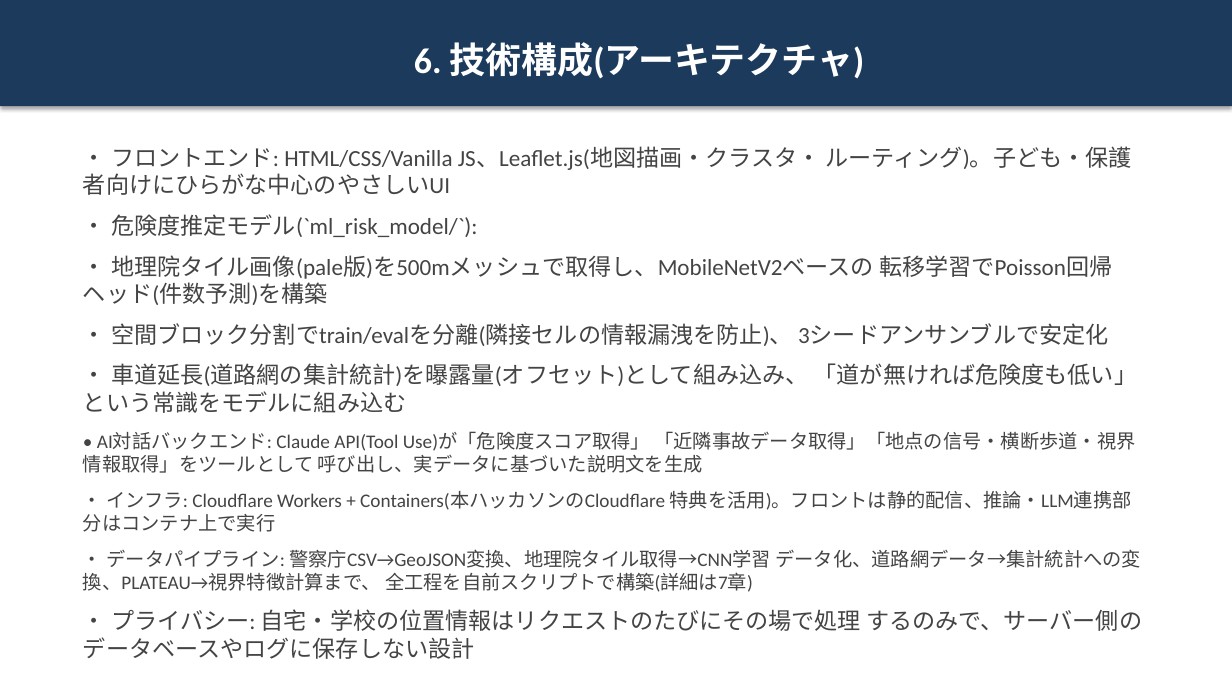
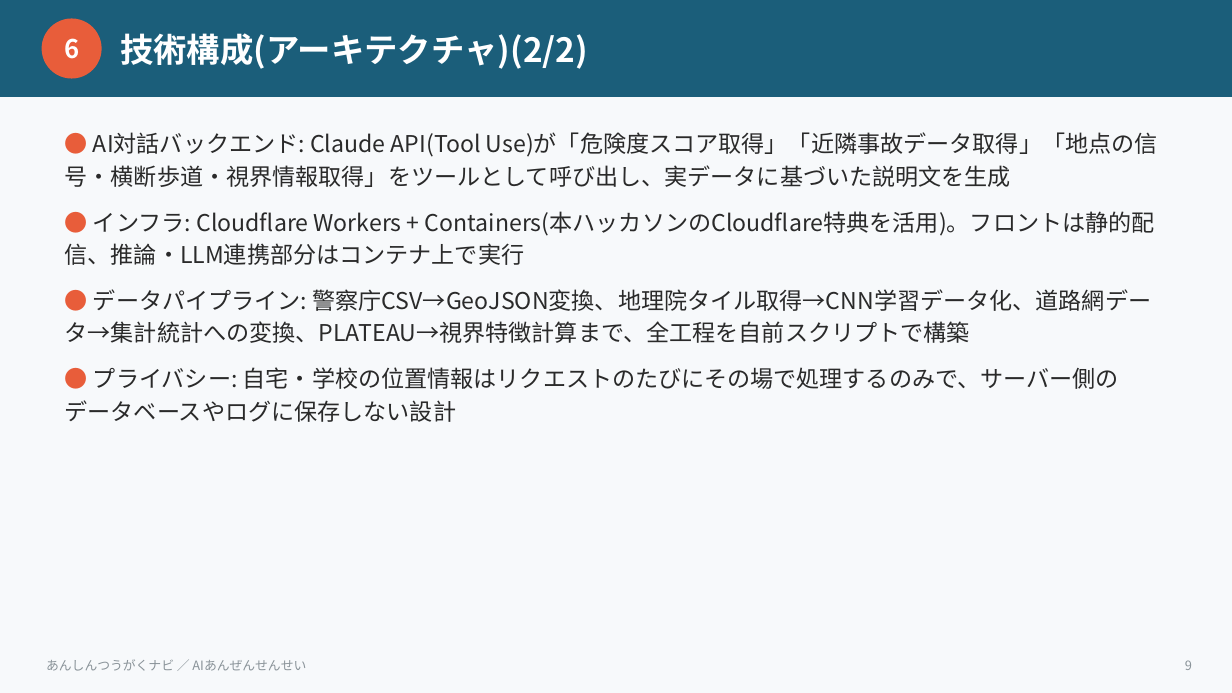
Before and after one commit to niikun/tsugaku-navi, a slide deck: slide 9 of HACKATHON_SLIDES.pptx (slide 7 before the commit). Drawn at 1232x693 pixels with LibreOffice and Linux fonts; fonts in the diff are those of the drawing. Boxes give left, top, right and bottom in pixels: in the first picture for what was removed or moved away, otherwise in the second. Text is boxed around its words. In the diff, an @@ line names an element or a change of style, - is before the commit and + after.

Commit message:
model data update

```diff
--- a/HACKATHON_SLIDES.pptx
+++ b/HACKATHON_SLIDES.pptx
@@ rectangle added at (0, 0, 1232, 693), fill #F7F9FB @@
@@ rectangle added at (0, 0, 1232, 97), fill #1B5E7A @@
@@ ellipse added at (42, 18, 102, 79), fill #E85D3A, 20 pt, text #FFFFFF, bold @@
+6
@@ text "技術構成(アーキテクチャ)(2/2)": place and size @@
-text "技術構成(アーキテクチャ)(2/2)" at (0, 0, 1232, 106)
+text "技術構成(アーキテクチャ)(2/2)" at (120, 33, 588, 69)
@@ text "技術構成(アーキテクチャ)(2/2)" at (120, 33, 588, 69): fill #1B3A5C to none; shadow off @@
@@ text at (120, 33, 588, 69): text changed; size 28 to 26 pt; font Calibri to Noto Sans CJK JP @@
-6. 技術構成(アーキテクチャ)
+技術構成(アーキテクチャ)(2/2)
@@ text at (65, 132, 1158, 422): text changed; font Calibri to Noto Sans CJK JP; text colour #444444 to #2A2A2A @@
-• フロントエンド: HTML/CSS/Vanilla JS、Leaflet.js(地図描画・クラスタ・ ルーティング)。子ども・保護者向けにひらがな中心のやさしいUI
-• 危険度推定モデル(`ml_risk_model/`):
-• 地理院タイル画像(pale版)を500mメッシュで取得し、MobileNetV2ベースの 転移学習でPoisson回帰ヘッド(件数予測)を構築
-• 空間ブロック分割でtrain/evalを分離(隣接セルの情報漏洩を防止)、 3シードアンサンブルで安定化
-• 車道延長(道路網の集計統計)を曝露量(オフセット)として組み込み、 「道が無ければ危険度も低い」という常識をモデルに組み込む
-• AI対話バックエンド: Claude API(Tool Use)が「危険度スコア取得」 「近隣事故データ取得」「地点の信号・横断歩道・視界情報取得」をツールとして 呼び出し、実データに基づいた説明文を生成
-• インフラ: Cloudflare Workers + Containers(本ハッカソンのCloudflare 特典を活用)。フロントは静的配信、推論・LLM連携部分はコンテナ上で実行
-• データパイプライン: 警察庁CSV→GeoJSON変換、地理院タイル取得→CNN学習 データ化、道路網データ→集計統計への変換、PLATEAU→視界特徴計算まで、 全工程を自前スクリプトで構築(詳細は7章)
-• プライバシー: 自宅・学校の位置情報はリクエストのたびにその場で処理 するのみで、サーバー側のデータベースやログに保存しない設計
+● AI対話バックエンド: Claude API(Tool Use)が「危険度スコア取得」「近隣事故データ取得」「地点の信号・横断歩道・視界情報取得」をツールとして呼び出し、実データに基づいた説明文を生成
+● インフラ: Cloudflare Workers + Containers(本ハッカソンのCloudflare特典を活用)。フロントは静的配信、推論・LLM連携部分はコンテナ上で実行
+● データパイプライン: 警察庁CSV→GeoJSON変換、地理院タイル取得→CNN学習データ化、道路網データ→集計統計への変換、PLATEAU→視界特徴計算まで、全工程を自前スクリプトで構築
+● プライバシー: 自宅・学校の位置情報はリクエストのたびにその場で処理するのみで、サーバー側のデータベースやログに保存しない設計
@@ text added at (46, 659, 306, 671), 10 pt, text #8A9399 @@
+あんしんつうがくナビ ／ AIあんぜんせんせい
@@ text added at (1185, 660, 1192, 670), 10 pt, text #8A9399 @@
+9
```
Also in this commit, not shown: 12 other slides changed, 4 slides added, 2 other files.
